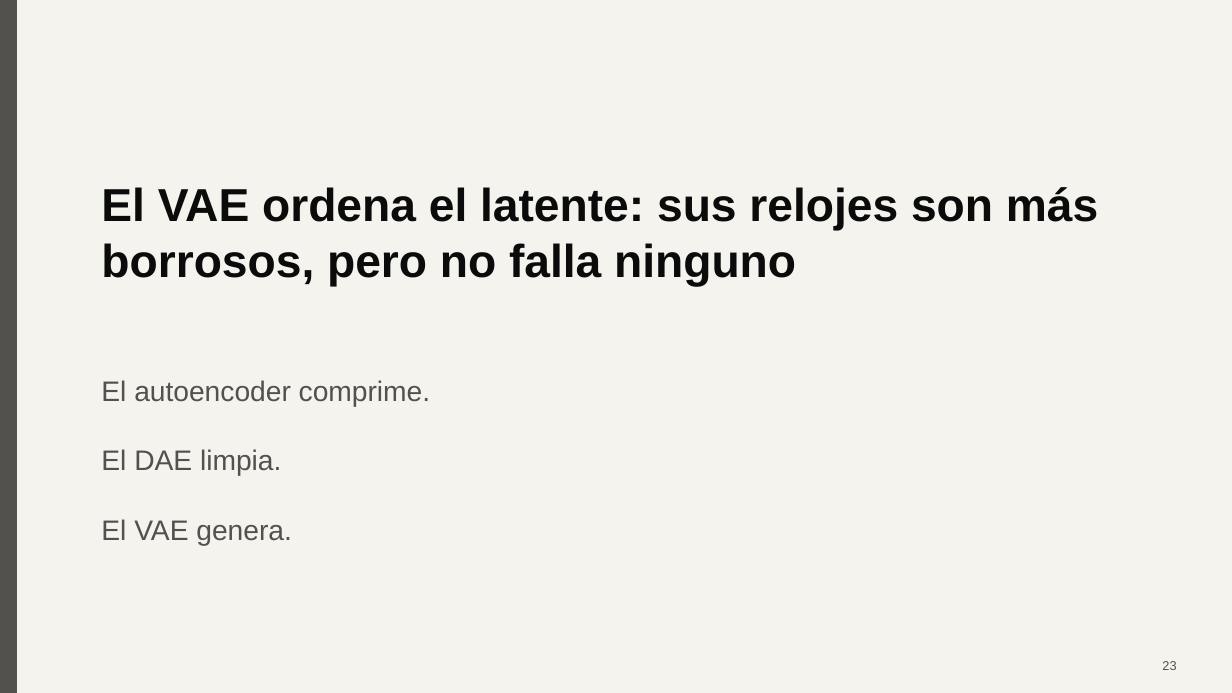
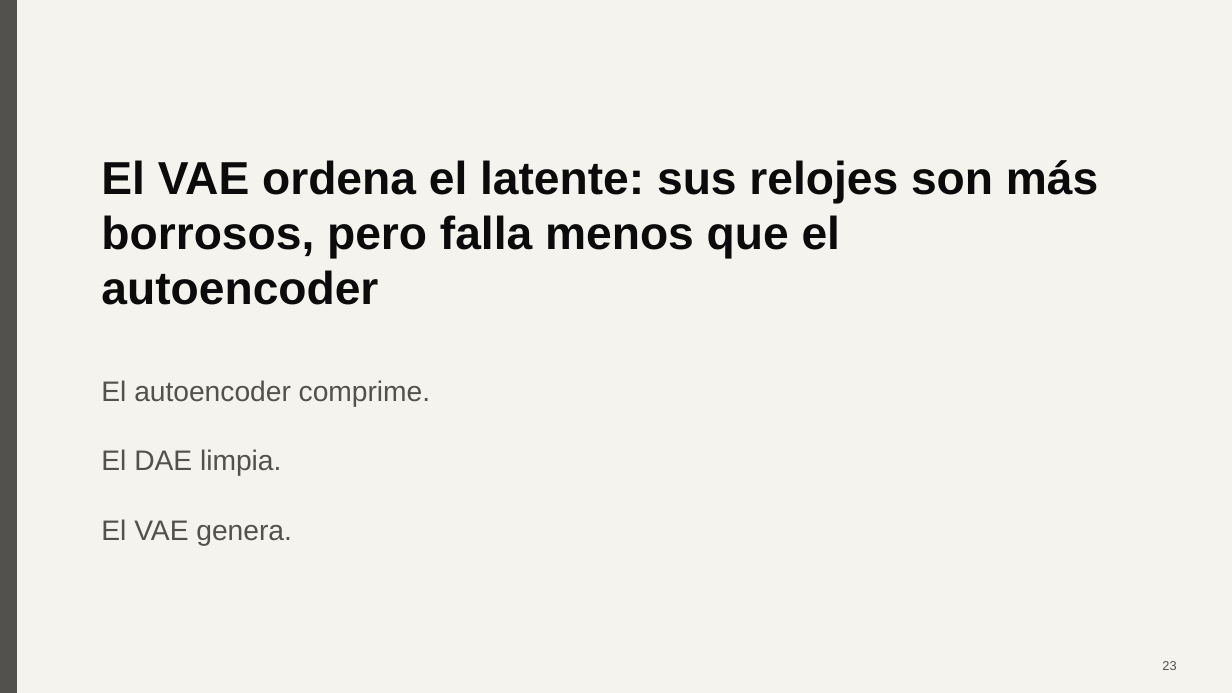
Before and after one commit to AgusBrunero/SIA-Grupo-8, a slide deck: slide 23 of TP5/docs/presentacion/TP5_Grupo8.pptx. Drawn at 1232x693 pixels with LibreOffice and Linux fonts; fonts in the diff are those of the drawing. Boxes give left, top, right and bottom in pixels: in the first picture for what was removed or moved away, otherwise in the second. Text is boxed around its words. In the diff, an @@ line names an element or a change of style, - is before the commit and + after.

```diff
--- a/TP5/docs/presentacion/TP5_Grupo8.pptx
+++ b/TP5/docs/presentacion/TP5_Grupo8.pptx
@@ text at <box>101,160,1098,305</box>: text changed @@
-El VAE ordena el latente: sus relojes son más borrosos, pero no falla ninguno
+El VAE ordena el latente: sus relojes son más borrosos, pero falla menos que el autoencoder
```
Also in this commit, not shown: 2 other slides changed, 17 other files.
